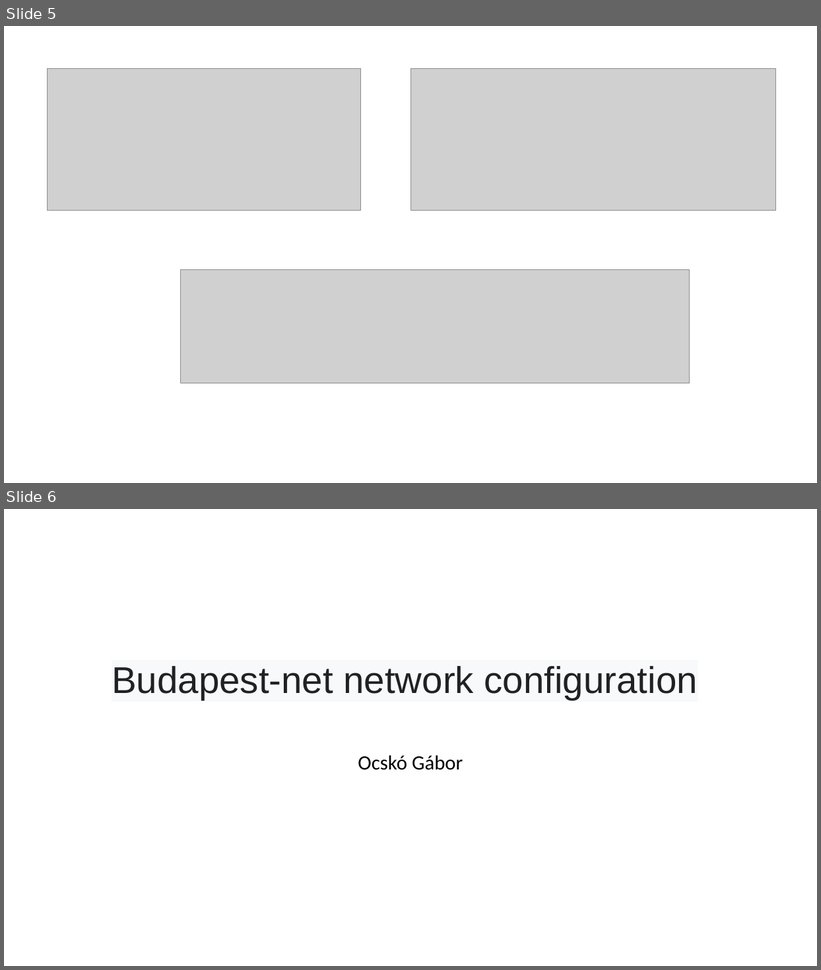
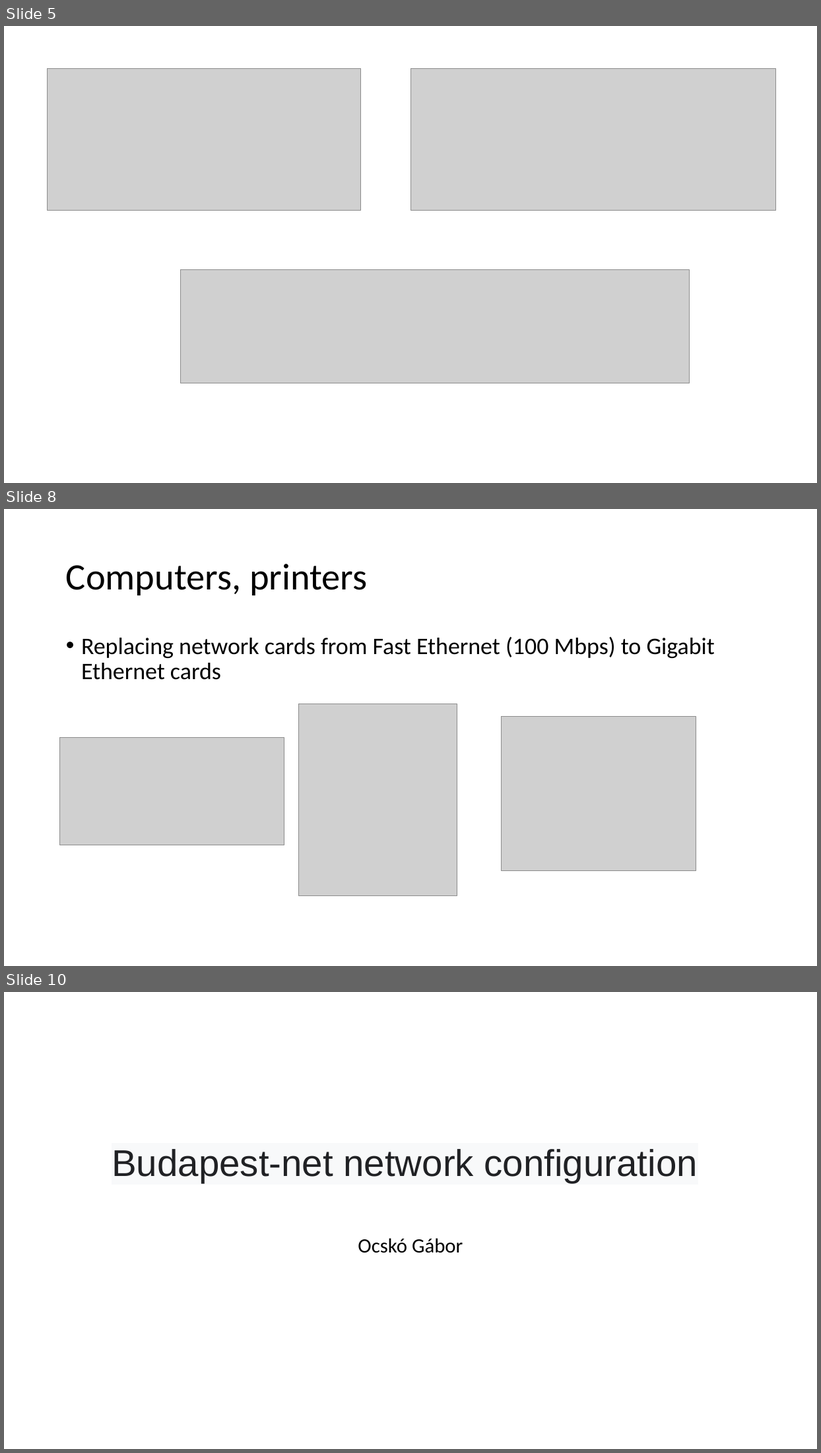
Before and after one commit to I-Izumi/School-project-network, a slide deck: Prezentációk/Projekt_English.pptx. Shown one above the other, each under a label of ours: slides 5 and 6 before the commit, slides 5, 8 and 10 after it; the slides between them are not shown. The pictures are 821x970 and 821x1453 pixels, drawn with LibreOffice and Linux fonts; fonts in the diff are those of the drawing; grey boxes stand for pictures. Boxes give left, top, right and bottom in pixels: in the first picture for what was removed or moved away, otherwise in the second. Text is boxed around its words. In the diff, an @@ line names an element or a change of style, - is before the commit and + after.

```diff
--- a/Prezentációk/Projekt_English.pptx
+++ b/Prezentációk/Projekt_English.pptx
@@ slide 8 added at [4, 509, 817, 966], background #FFFFFF @@
@@ title added at [66, 564, 368, 595], 44 pt, text #000000 @@
+Computers, printers
@@ text added at [81, 637, 715, 680], 28 pt, text #000000 @@
+• Replacing network cards from Fast Ethernet (100 Mbps) to Gigabit Ethernet cards
@@ picture added at [299, 704, 457, 896] @@
@@ picture added at [502, 716, 696, 871] @@
@@ picture added at [60, 738, 284, 846] @@
@@ what was slide 6 is now slide 10 @@
```
Also in this commit, not shown: 1 slide changed, 12 other slides added, 1 other file.
